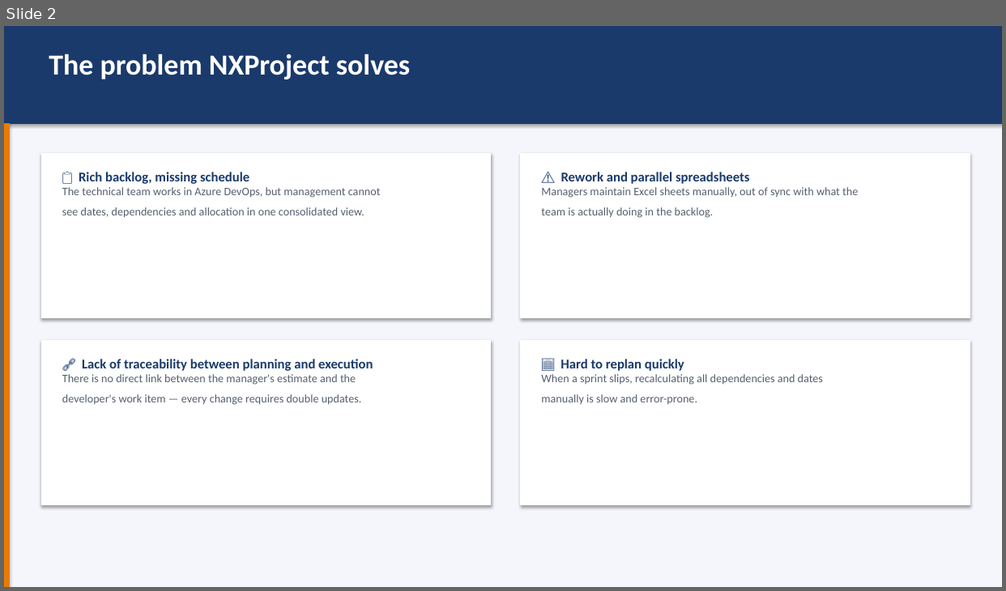
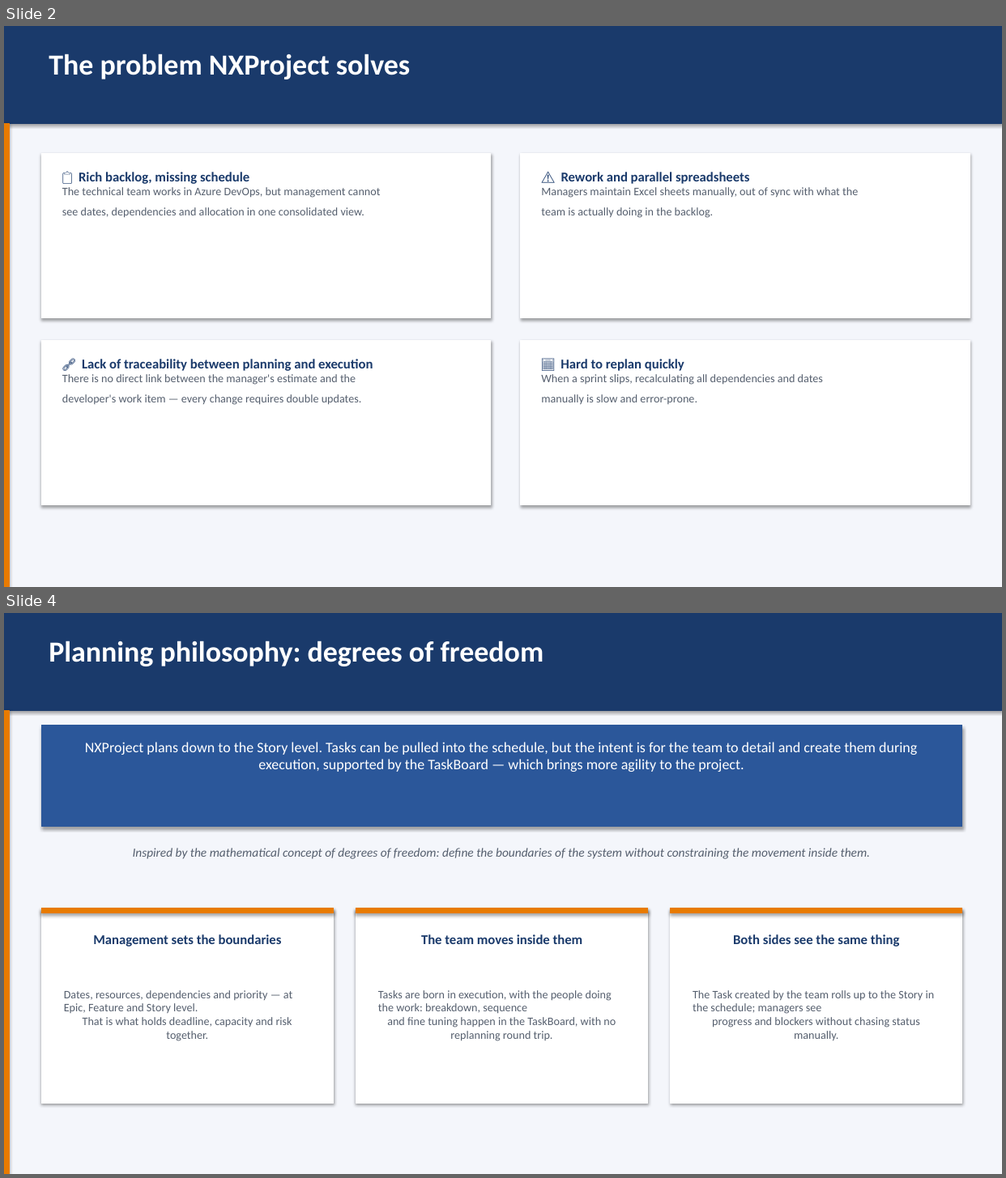
Before and after one commit to carmonexus/NXProject, a slide deck: NXProject_Intelligent_DevOps_Planning_EN.pptx. Shown one above the other, each under a label of ours: slide 2 before the commit, slides 2 and 4 after it; the slides between them are not shown. The pictures are 1006x591 and 1006x1178 pixels, drawn with LibreOffice and Linux fonts; fonts in the diff are those of the drawing. Boxes give left, top, right and bottom in pixels: in the first picture for what was removed or moved away, otherwise in the second. Text is boxed around its words. In the diff, an @@ line names an element or a change of style, - is before the commit and + after.

```diff
--- a/NXProject_Intelligent_DevOps_Planning_EN.pptx
+++ b/NXProject_Intelligent_DevOps_Planning_EN.pptx
@@ slide 4 added at bbox=[4, 613, 1002, 1174], background #FFFFFF @@
@@ rectangle added at bbox=[4, 613, 1002, 1174], fill #F4F6FB, outline #F4F6FB 0.75 pt @@
@@ rectangle added at bbox=[4, 613, 1002, 710], fill #1A3A6B, outline #1A3A6B 0.75 pt @@
@@ text added at bbox=[49, 641, 544, 666], 28 pt, text #FFFFFF, bold @@
+Planning philosophy: degrees of freedom
@@ rectangle added at bbox=[4, 710, 9, 1174], fill #E87B00, outline #E87B00 0.75 pt @@
@@ rectangle added at bbox=[41, 726, 962, 826], fill #2B579A, outline #2B579A 0.75 pt @@
@@ text added at bbox=[85, 742, 917, 772], 14 pt, text #FFFFFF @@
+NXProject plans down to the Story level. Tasks can be pulled into the schedule, but the intent is for the team to detail and create them during execution, supported by the TaskBoard — which brings more agility to the project.
@@ text added at bbox=[133, 848, 870, 859], 12 pt, text #555F6E, italic @@
+Inspired by the mathematical concept of degrees of freedom: define the boundaries of the system without constraining the movement inside them.
@@ rectangle added at bbox=[41, 909, 334, 1103], fill #FFFFFF, outline #FFFFFF 0.75 pt @@
@@ rectangle added at bbox=[41, 909, 334, 914], fill #E87B00, outline #E87B00 0.75 pt @@
@@ rectangle added at bbox=[356, 909, 648, 1103], fill #FFFFFF, outline #FFFFFF 0.75 pt @@
@@ rectangle added at bbox=[356, 909, 648, 914], fill #E87B00, outline #E87B00 0.75 pt @@
@@ rectangle added at bbox=[671, 909, 962, 1103], fill #FFFFFF, outline #FFFFFF 0.75 pt @@
@@ rectangle added at bbox=[671, 909, 962, 914], fill #E87B00, outline #E87B00 0.75 pt @@
@@ text added at bbox=[93, 935, 282, 947], 13 pt, text #1A3A6B, bold @@
+Management sets the boundaries
@@ text added at bbox=[421, 935, 583, 944], 13 pt, text #1A3A6B, bold @@
+The team moves inside them
@@ text added at bbox=[733, 935, 900, 947], 13 pt, text #1A3A6B, bold @@
+Both sides see the same thing
@@ text added at bbox=[64, 990, 292, 1041], 11 pt, text #555F6E @@
+Dates, resources, dependencies and priority — at Epic, Feature and Story level.
+That is what holds deadline, capacity and risk together.
@@ text added at bbox=[378, 990, 616, 1041], 11 pt, text #555F6E @@
+Tasks are born in execution, with the people doing the work: breakdown, sequence
+and fine tuning happen in the TaskBoard, with no replanning round trip.
@@ text added at bbox=[692, 990, 935, 1041], 11 pt, text #555F6E @@
+The Task created by the team rolls up to the Story in the schedule; managers see
+progress and blockers without chasing status manually.
```
Also in this commit, not shown: 4 slides changed, 7 other files.
